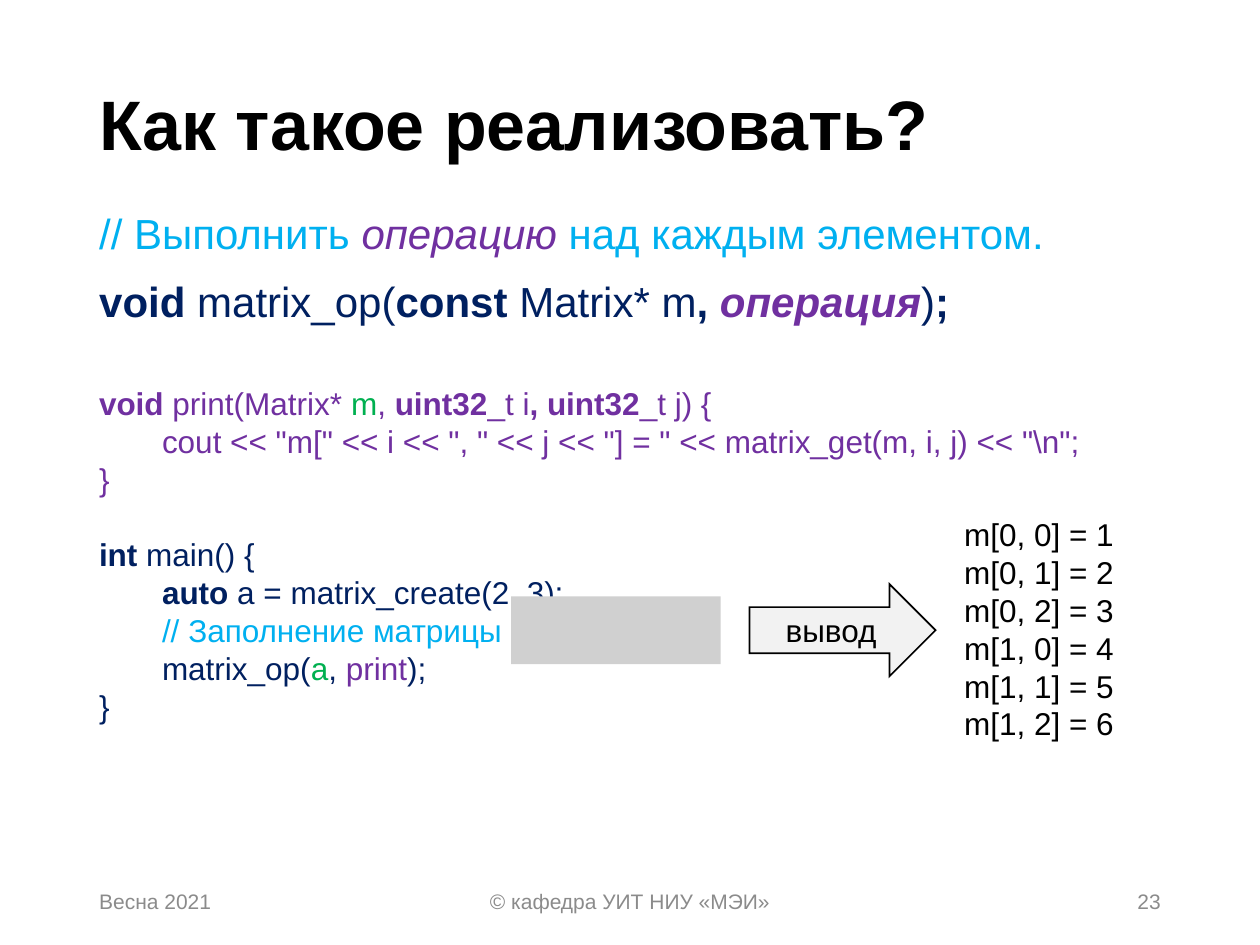
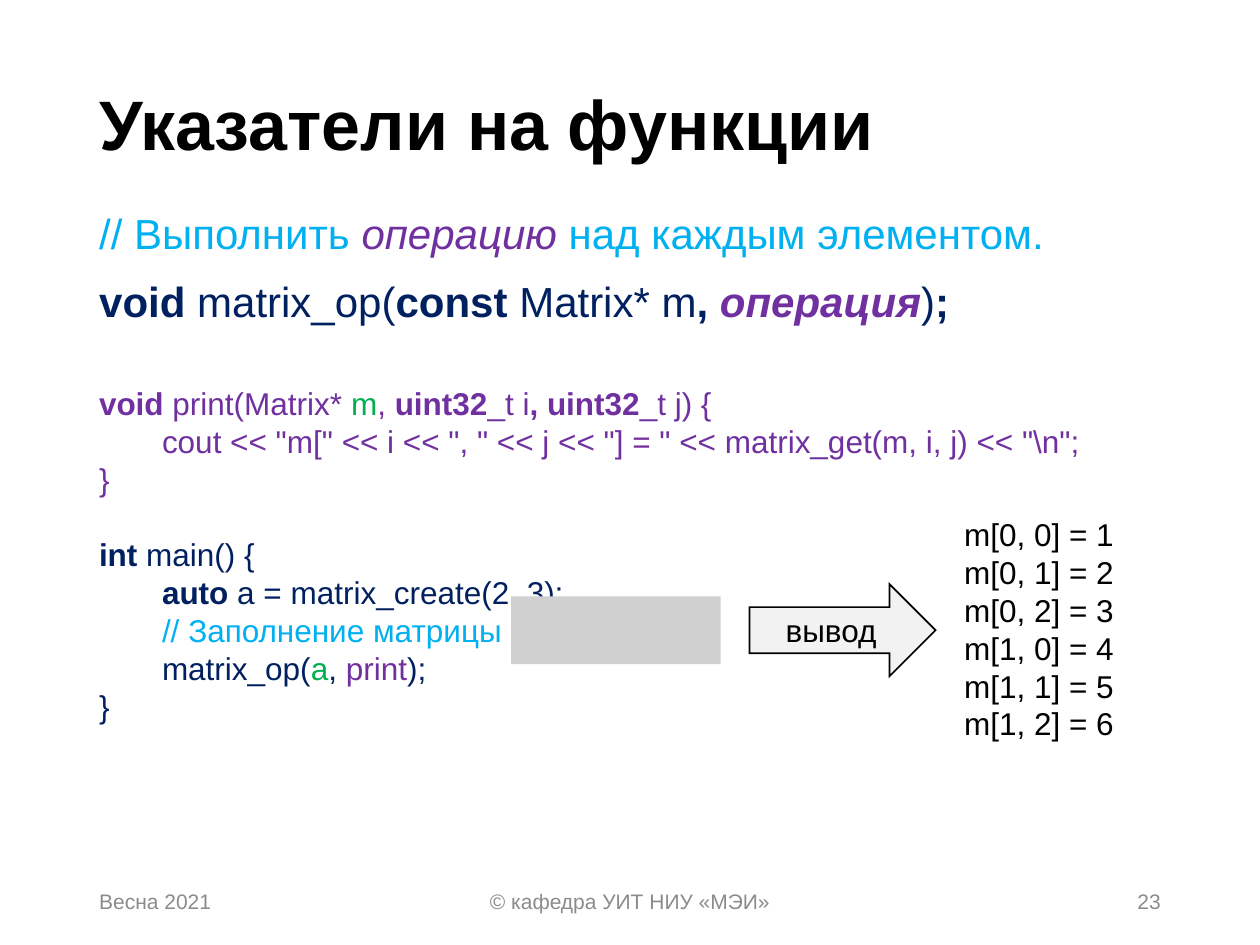
Before and after one commit to uii-mpei/cs-libs-lecture, a slide deck: slide 23 of lecture07_library.pptx. Drawn at 1260x945 pixels with LibreOffice and Linux fonts; fonts in the diff are those of the drawing; grey boxes stand for pictures. Boxes give left, top, right and bottom in pixels: in the first picture for what was removed or moved away, otherwise in the second. Text is boxed around its words. In the diff, an @@ line names an element or a change of style, - is before the commit and + after.

```diff
--- a/lecture07_library.pptx
+++ b/lecture07_library.pptx
@@ title at [99, 99, 873, 163]: text changed @@
-Как такое реализовать?
+Указатели на функции
```
Also in this commit, not shown: 3 other slides changed.
